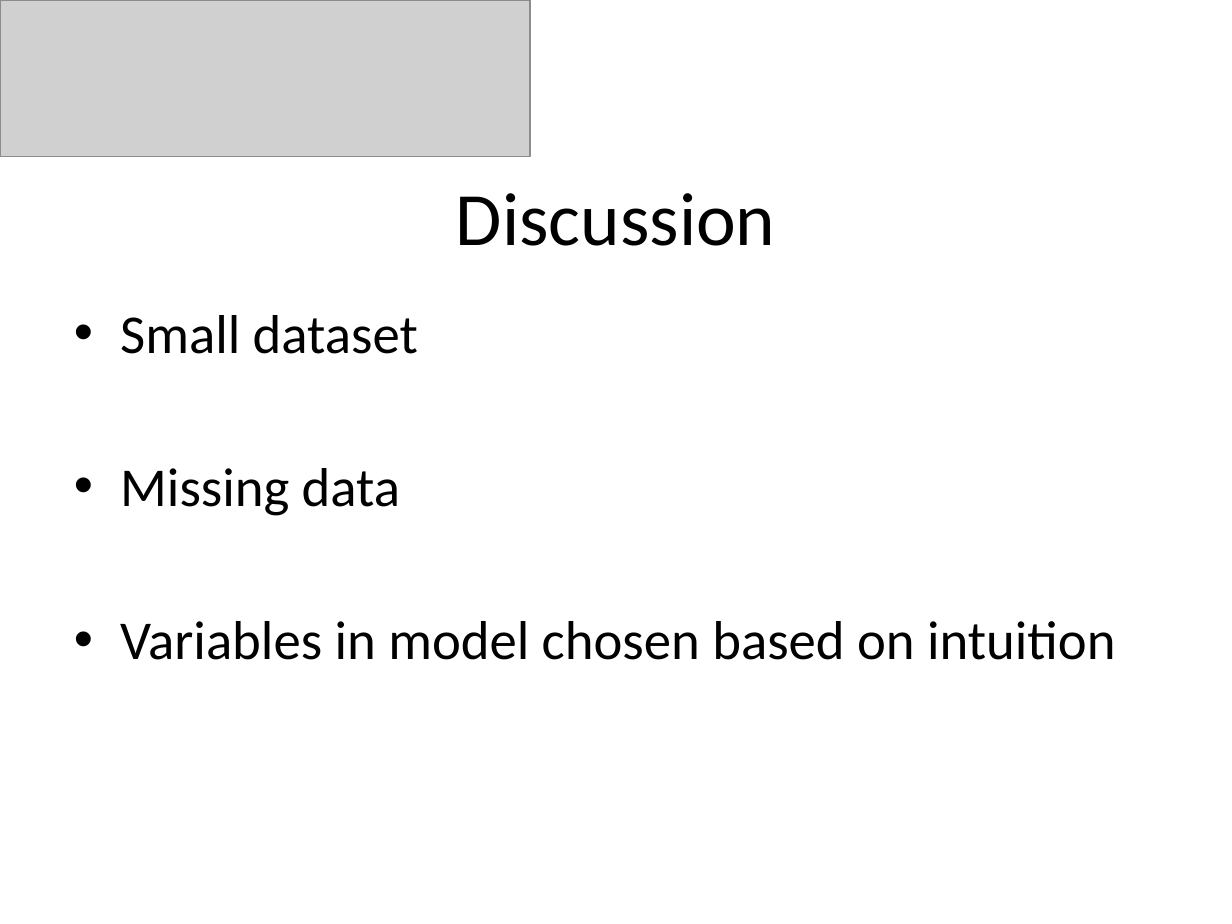
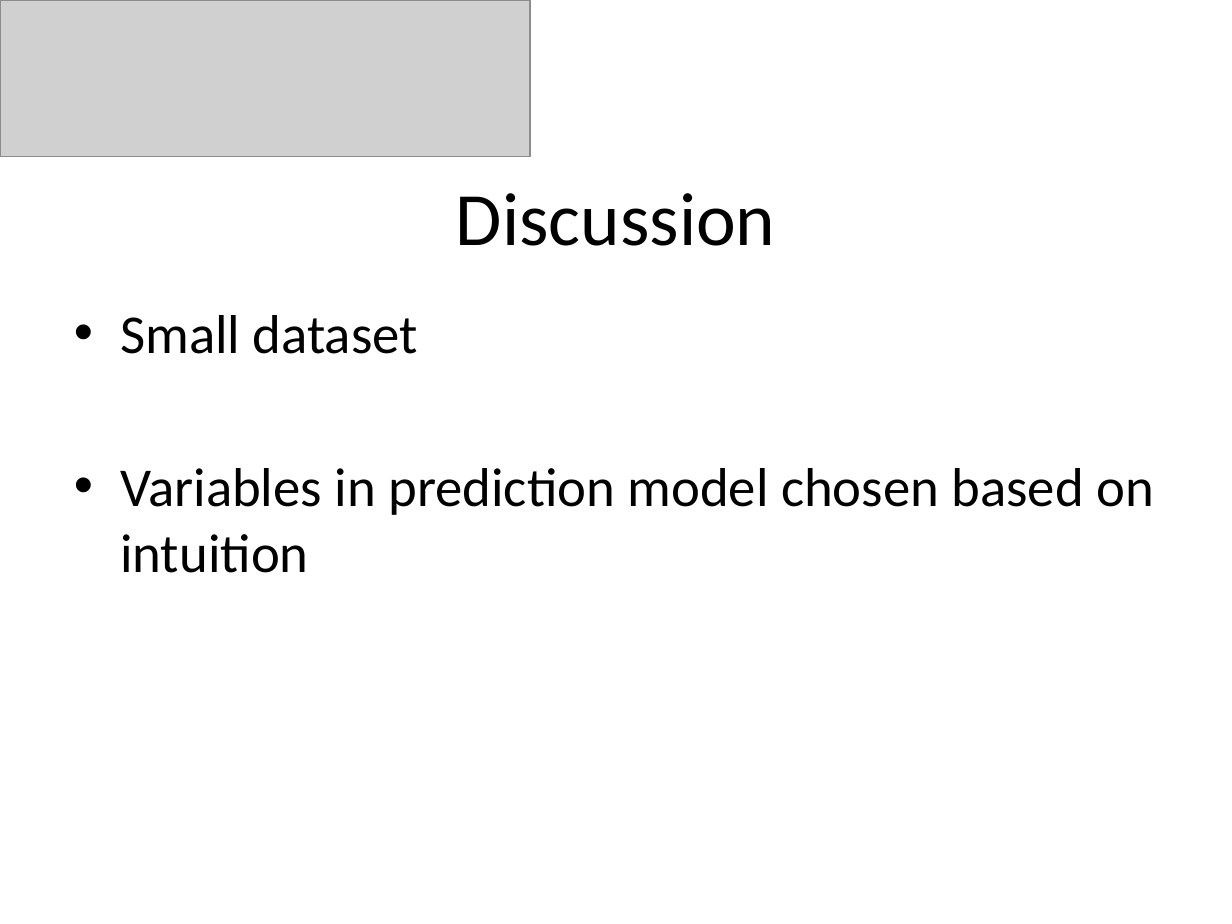
Before and after one commit to JesseSchouten/Project_Big_Data, a slide deck: slide 14 of Report/Presentation.pptx. Drawn at 1232x924 pixels with LibreOffice and Linux fonts; fonts in the diff are those of the drawing; grey boxes stand for pictures. Boxes give left, top, right and bottom in pixels: in the first picture for what was removed or moved away, otherwise in the second. Text is boxed around its words. In the diff, an @@ line names an element or a change of style, - is before the commit and + after.

```diff
--- a/Report/Presentation.pptx
+++ b/Report/Presentation.pptx
@@ text at [120,468,1154,573]: text changed @@
-• Missing data
-• Variables in model chosen based on intuition
+• Variables in prediction model chosen based on intuition
```
Also in this commit, not shown: 8 other slides changed.
